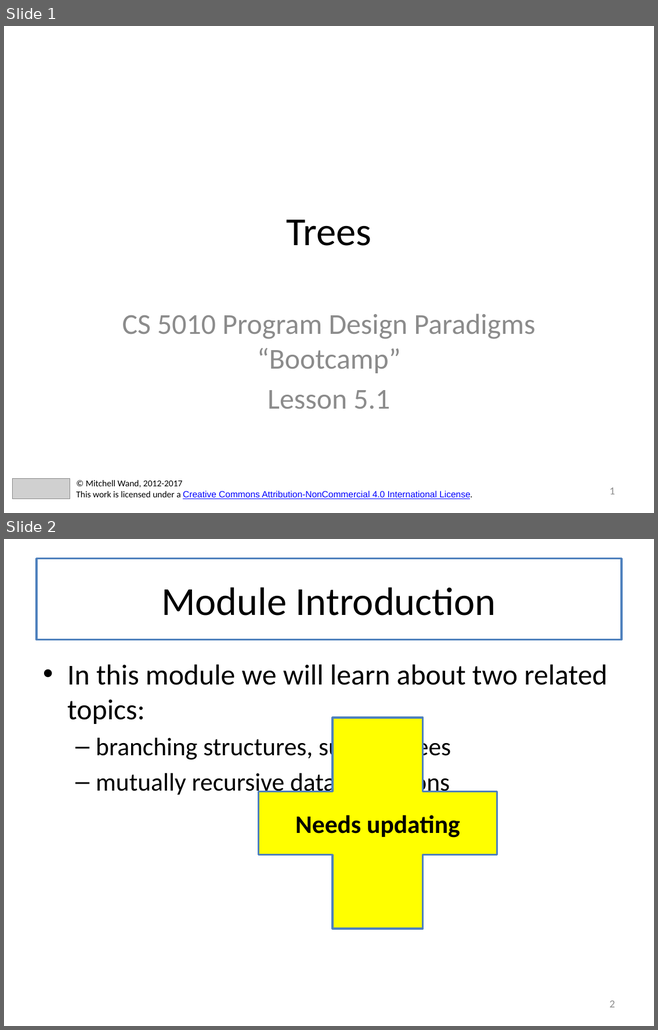
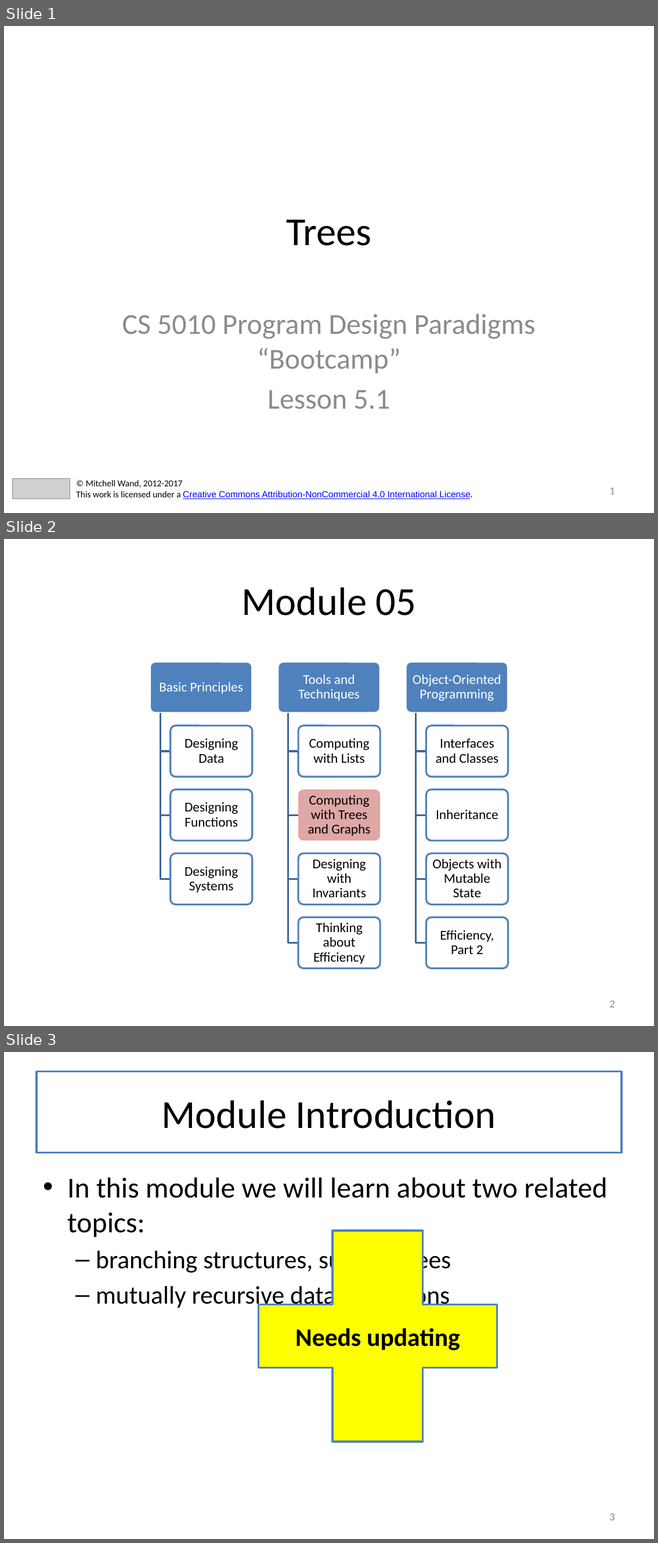
Before and after one commit to mwand/cs5010f17, a slide deck: Slides/Lesson 5.1 Trees.pptx. Shown one above the other, each under a label of ours: slides 1 and 2 before the commit, slides 1, 2 and 3 after it. The pictures are 658x1030 and 658x1543 pixels, drawn with LibreOffice and Linux fonts; fonts in the diff are those of the drawing; grey boxes stand for pictures. Boxes give left, top, right and bottom in pixels: in the first picture for what was removed or moved away, otherwise in the second. Text is boxed around its words. In the diff, an @@ line names an element or a change of style, - is before the commit and + after.

Commit message:
first draft of Module 5 ready for Will to review

```diff
--- a/Slides/Lesson 5.1 Trees.pptx
+++ b/Slides/Lesson 5.1 Trees.pptx
@@ slide 2 added at (4,539,654,1026), background #FFFFFF @@
@@ title added at (36,559,621,640), fill #FFFFFF, outline #4F81BD 2 pt, 44 pt, text #000000 @@
+Module 05
@@ group added at (150,662,508,968): 14 rounded rectangles, 14 texts, 11 freeform shapes @@
+Basic Principles
+Designing Data
+Designing Functions
+Designing Systems
+Tools and Techniques
+Computing with Lists
+Computing with Trees and Graphs
+Designing with Invariants
+Thinking about Efficiency
+Object-Oriented Programming
+Interfaces and Classes
+Inheritance
+Objects with Mutable State
+Efficiency, Part 2
@@ page number added at (609,1001,614,1008), 12 pt, text #8C8C8C @@
+2
@@ what was slide 2 is now slide 3 @@
@@ page number at (609,1514,614,1521): text changed @@
-2
+3
```
Also in this commit, not shown: 17 other files.
